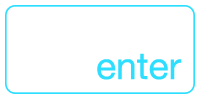
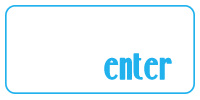
Layered file, before and after one edit (200px x 100px). Changes by layer:
painted on "enter" over box(97, 53, 182, 80)
painted on "Rounded Rectangle 1", unmasked it over box(5, 5, 195, 94)
